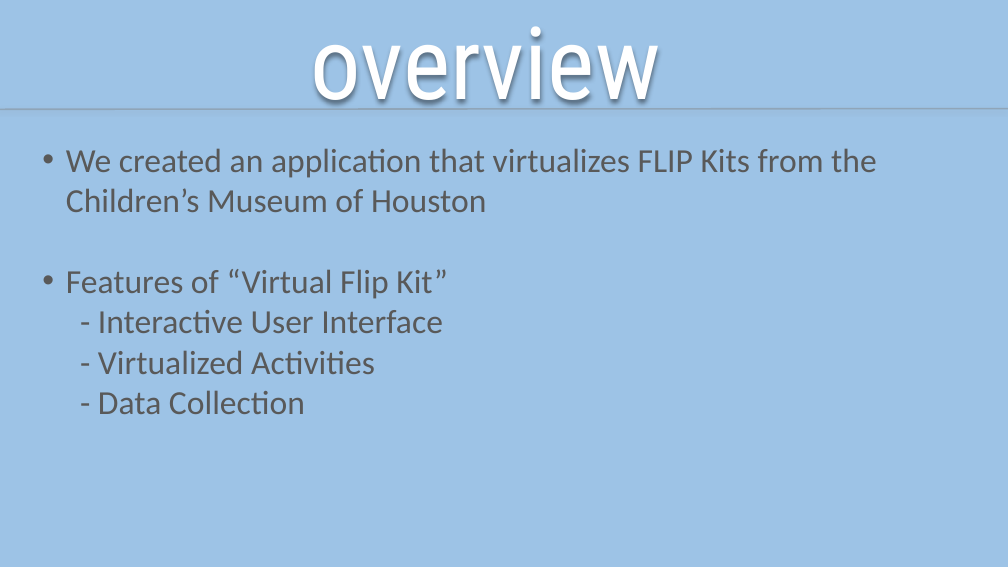
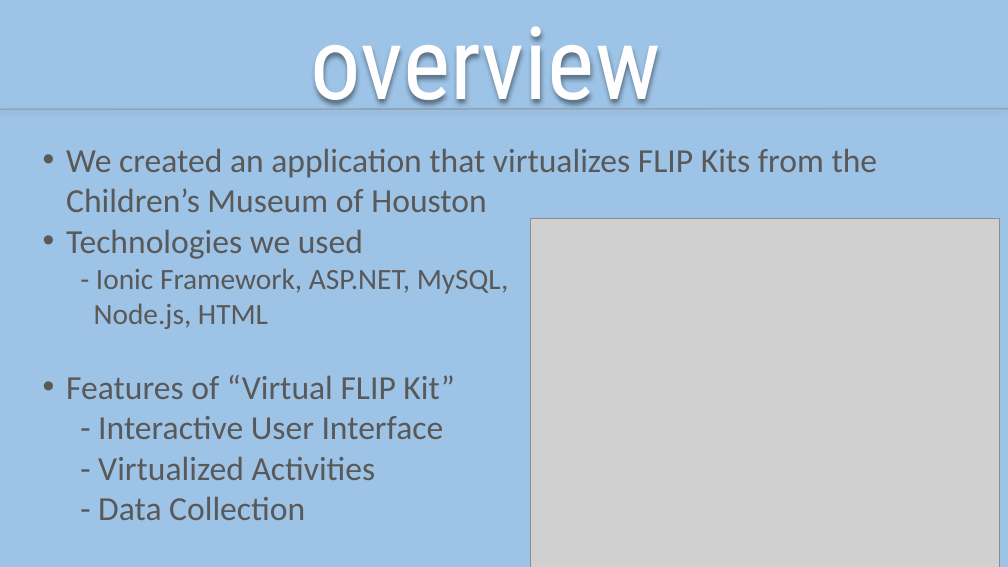
Before and after one commit to Houston2016/team-5, a slide deck: slide 2 of Presentation.pptx. Drawn at 1008x567 pixels with LibreOffice and Linux fonts; fonts in the diff are those of the drawing; grey boxes stand for pictures. Boxes give left, top, right and bottom in pixels: in the first picture for what was removed or moved away, otherwise in the second. Text is boxed around its words. In the diff, an @@ line names an element or a change of style, - is before the commit and + after.

Commit message:
Presentation
:)

```diff
--- a/Presentation.pptx
+++ b/Presentation.pptx
@@ text at box(66, 229, 509, 399): text changed @@
-• Features of “Virtual Flip Kit”
+• Technologies we used
+  - Ionic Framework, ASP.NET, MySQL,
+  Node.js, HTML
+• Features of “Virtual FLIP Kit”
@@ picture added at box(531, 219, 1000, 567) @@
```
Also in this commit, not shown: 2 other slides changed, 2 slides added, 1 slide removed.
